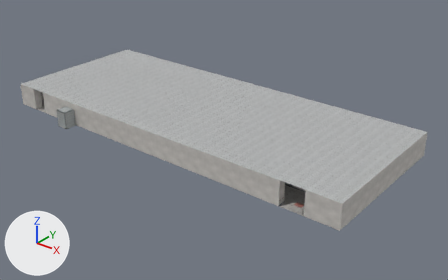
One commit to the glTF model assets/campus/scenes/lab2.glb: the scene before it, then after it.
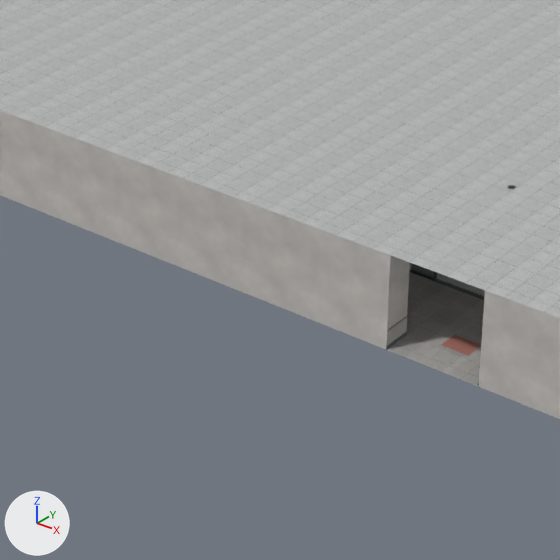
Each version is shown whole from a 50 mm lens placed at (47.2, -55.4, 33.4), pointed at (2.9, 0.1, -0.9), then close up on the part from 39% to 73% of the width and 39% to 94% of the height. Lighting does not change. The marker at lower left points along +X, +Y and +Z. The older version's two pictures come first. Where no turn or scale is listed for an object, it has been applied to the vertices. Vertices at exactly the same position are counted once.

In view in the first close-up: 'lab2_m0', 'lab2_m1', 'lab2_m2', 'lab2_m5' and 4 more.
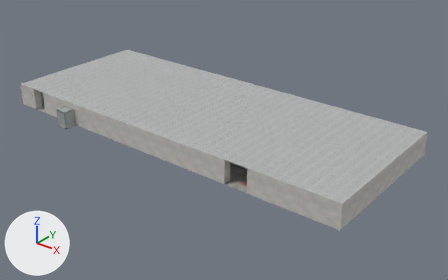
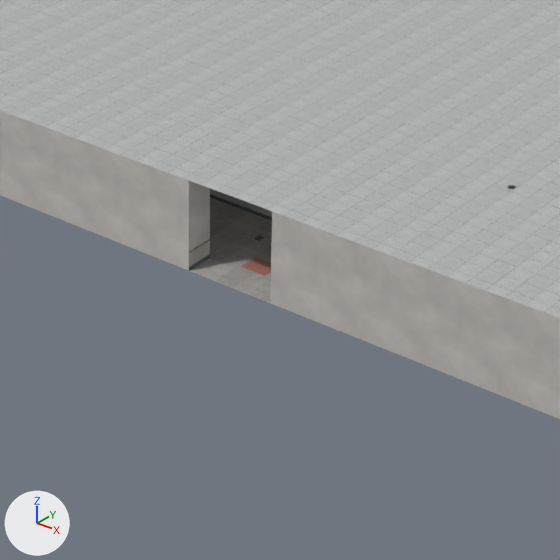
Pixel boxes [x1, y1, x2, y2] of what changed, in the close-ups (560 x 560 px; the box of a moved part takes in the faces that stretch with it):
part 1 of me_mesh_43, moved or reshaped
    both: [186, 180, 488, 388]
part 2 of me_mesh_46, moved or reshaped
    before: [441, 335, 481, 356]
    after: [241, 258, 271, 276]

Edits to the bpy script that builds the scene:
```text
Change me_mesh_43:
    where me_mesh_43.from_pydata(...)  # 468 vertices, 734 faces; spans x -25.0..25.0, y -10.0..10.0, z 0.0..3.0
    used by ob_lab2_m2; location = (0.0, 0.0, 0.0)
    me_mesh_43 part 1: 32 of 468 vertices moved; they spanned x 13.0..21.0, y -10.0..9.0, z 0.0..3.0 and now span x 11.0..14.0, y -10.0..9.0, z 0.0..3.0; mean shift (-6.1, 0.0, 0.0); largest move (13.0, 9.0, 0.1) -> (11.0, -10.0, 0.6)
Change me_mesh_46:
    where me_mesh_46.from_pydata(...)  # 768 vertices, 384 faces; spans x -23.0..20.0, y -8.9..9.0, z 0.0
    used by ob_lab2_m5; location = (0.0, 0.0, 0.0)
    me_mesh_46 part 2: the loose piece of 4 vertices spanning x 19.0..20.0, y -8.9..-8.1, z 0.0 is moved by (-7.0, 0.0, 0.0)
```
